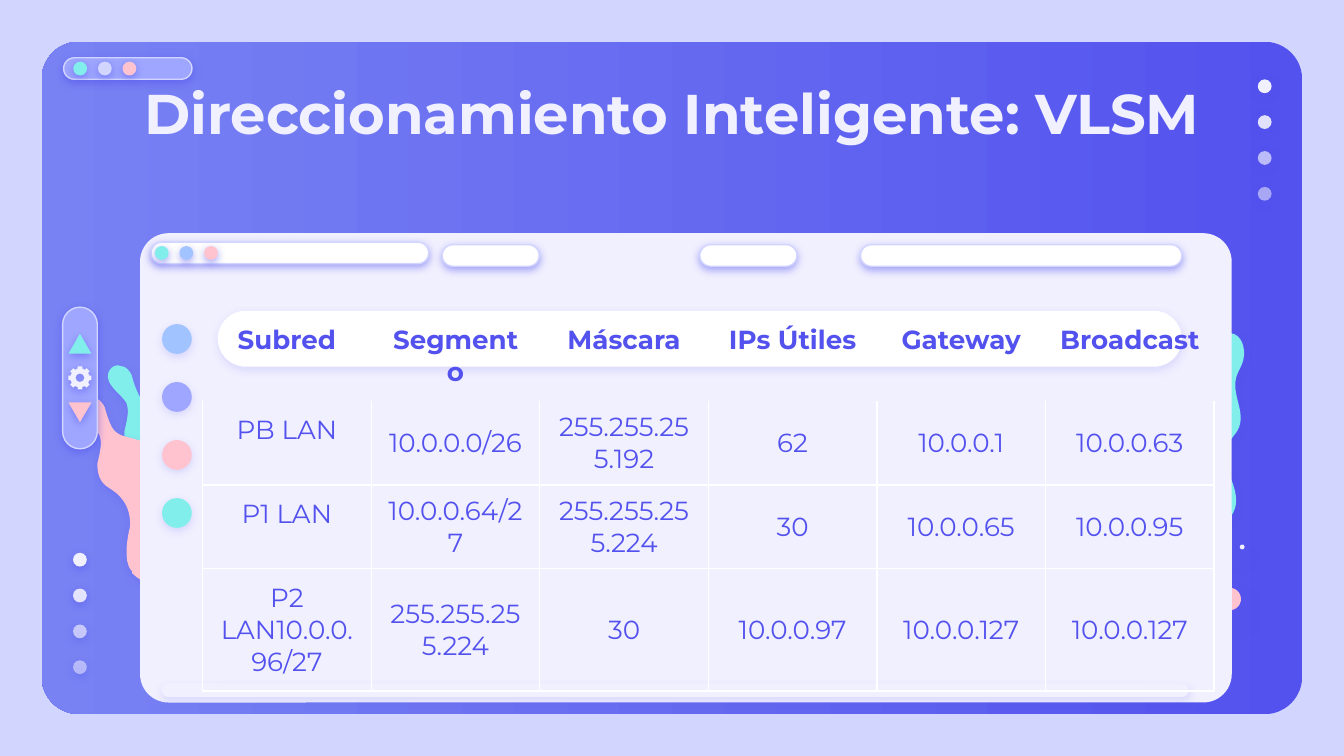
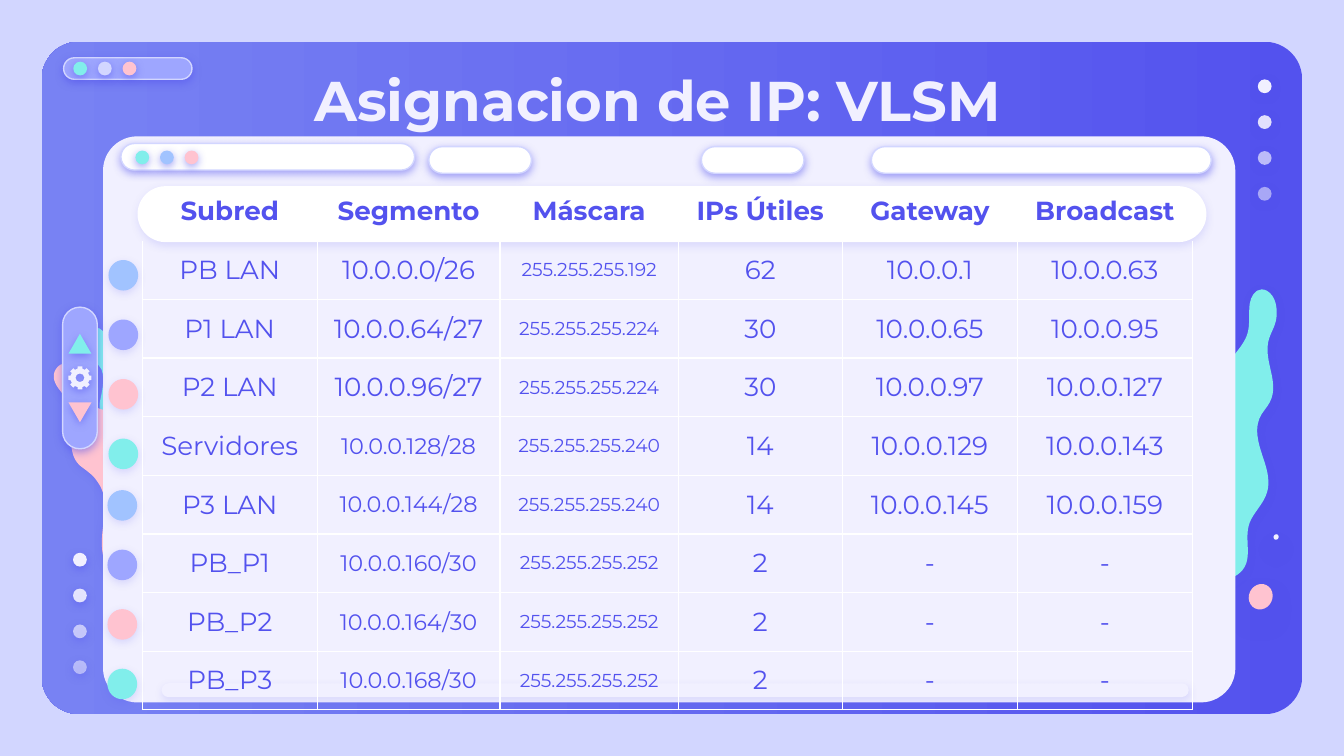
Before and after one commit to AngelHusielLaraHernandez/ProyectoRedesFI, a slide deck: slide 7 of utils/PresentacionRedesDeDatos.pptx (slide 6 before the commit). Drawn at 1344x756 pixels with LibreOffice and Linux fonts; fonts in the diff are those of the drawing. Boxes give left, top, right and bottom in pixels: in the first picture for what was removed or moved away, otherwise in the second. Text is boxed around its words. In the diff, an @@ line names an element or a change of style, - is before the commit and + after.

```diff
--- a/utils/PresentacionRedesDeDatos.pptx
+++ b/utils/PresentacionRedesDeDatos.pptx
@@ title at (x1=314, y1=77, x2=1001, y2=132): text changed @@
-Direccionamiento Inteligente: VLSM
+Asignacion de IP: VLSM
@@ rounded rectangle resized from (x1=140, y1=234, x2=1231, y2=703) to (x1=103, y1=136, x2=1236, y2=702) @@
@@ rounded rectangle resized from (x1=151, y1=242, x2=429, y2=263) to (x1=121, y1=144, x2=415, y2=171) @@
@@ rounded rectangle resized from (x1=442, y1=245, x2=539, y2=266) to (x1=429, y1=146, x2=531, y2=173) @@
@@ rounded rectangle resized from (x1=700, y1=245, x2=797, y2=266) to (x1=702, y1=146, x2=804, y2=173) @@
@@ rounded rectangle resized from (x1=860, y1=245, x2=1181, y2=266) to (x1=871, y1=146, x2=1211, y2=173) @@
@@ 3 ellipses moved together from (x1=155, y1=246, x2=218, y2=259) to (x1=136, y1=151, x2=198, y2=164) @@
@@ rounded rectangle resized from (x1=218, y1=310, x2=1181, y2=367) to (x1=137, y1=187, x2=1206, y2=243) @@
@@ table at (x1=142, y1=183, x2=1192, y2=707) @@
-row 4: P2 LAN10.0.0.96/27 | 255.255.255.224 | 30 | 10.0.0.97 | 10.0.0.127 | 10.0.0.127
+row 4: P2 LAN | 10.0.0.96/27 | 255.255.255.224 | 30 | 10.0.0.97 | 10.0.0.127
+row 5: Servidores | 10.0.0.128/28 | 255.255.255.240 | 14 | 10.0.0.129 | 10.0.0.143
+row 6: P3 LAN | 10.0.0.144/28 | 255.255.255.240 | 14 | 10.0.0.145 | 10.0.0.159
+row 7: PB_P1 | 10.0.0.160/30 | 255.255.255.252 | 2 | - | -
+row 8: PB_P2 | 10.0.0.164/30 | 255.255.255.252 | 2 | - | -
+row 9: PB_P3 | 10.0.0.168/30 | 255.255.255.252 | 2 | - | -
@@ table resized from (x1=203, y1=310, x2=1211, y2=678) to (x1=142, y1=183, x2=1192, y2=707) @@
@@ freeform shape moved from (x1=163, y1=324, x2=192, y2=353) to (x1=109, y1=259, x2=138, y2=290) @@
@@ freeform shape resized from (x1=1165, y1=333, x2=1245, y2=586) to (x1=1193, y1=289, x2=1277, y2=581) @@
@@ freeform shape resized from (x1=99, y1=366, x2=238, y2=555) to (x1=73, y1=327, x2=218, y2=546) @@
@@ 3 freeform shapes moved together from (x1=163, y1=382, x2=192, y2=528) to (x1=109, y1=320, x2=138, y2=469) @@
@@ freeform shape resized from (x1=71, y1=398, x2=210, y2=587) to (x1=44, y1=364, x2=190, y2=583) @@
@@ ellipse moved from (x1=1238, y1=543, x2=1245, y2=551) to (x1=1271, y1=533, x2=1278, y2=540) @@
@@ ellipse moved from (x1=1215, y1=584, x2=1246, y2=614) to (x1=1245, y1=580, x2=1278, y2=613) @@
@@ group added at (x1=108, y1=491, x2=137, y2=700): 4 freeform shapes @@
```
Also in this commit, not shown: 9 other slides changed, 4 other files.
